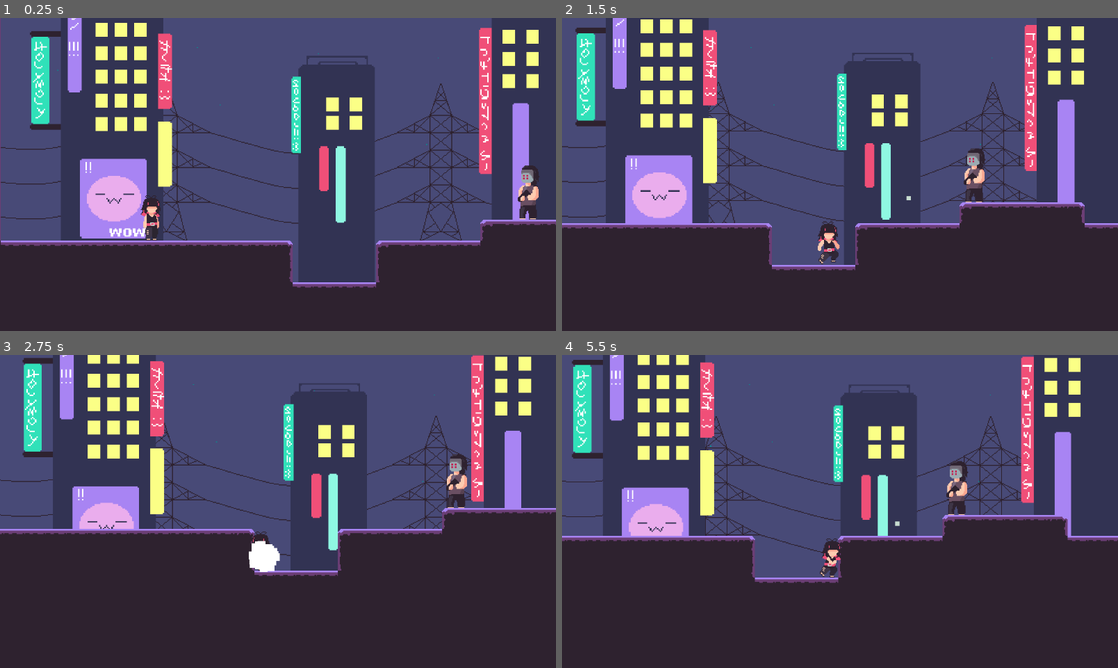
Above: before the commit, frames 1-4 (two rows, left to right).
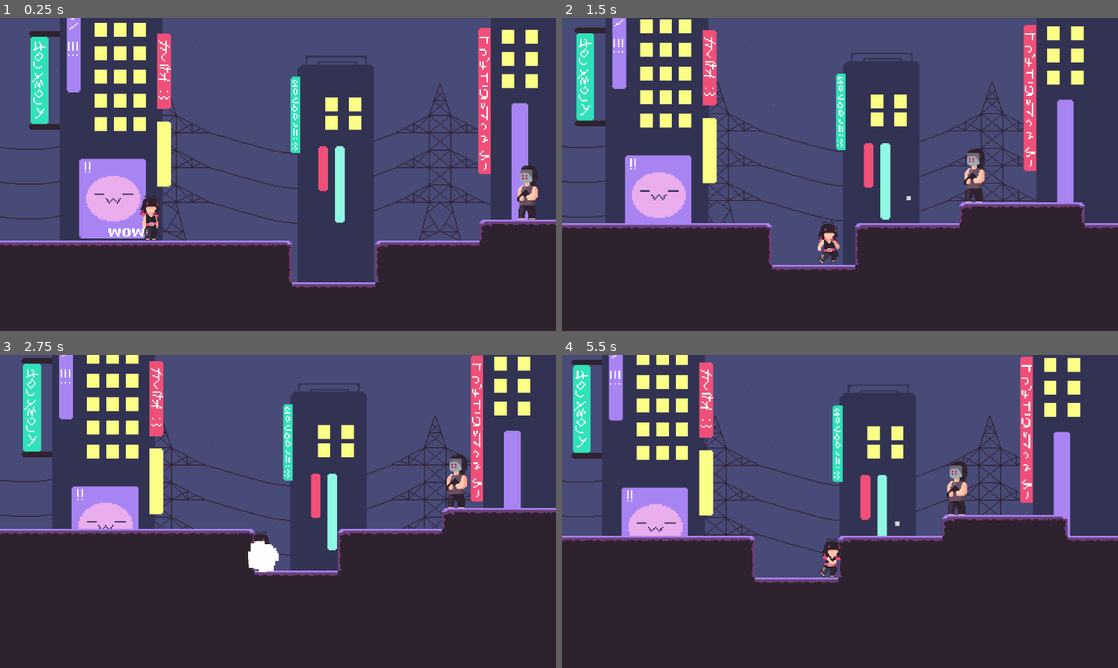
Above: after the commit, the same moments.

Repository: Starlivht/YippeeGodot
Game: Godot game, scene res://Scenes/game_test_room.tscn
Two runs of this game, one before a commit and one after it. Both use one fixed random seed, a clock stepped at 60 frames per second and the inputs below.
Inputs:
- Up to frame 1 (0.25 s): no input
- Up to frame 2 (1.5 s): hold D (move_right) from 0.53 s (still down); tap J (attack) at 0.6 s; tap Space (jump) at 0.77 s; tap K (slide) at 1.35 s
- Up to frame 3 (2.75 s): tap Space (jump) at 1.52 s; release D (move_right) at 2.03 s; hold A (move_left) from 2.03 s (still down); tap J (attack) at 2.1 s
- Up to frame 4 (5.5 s): release A (move_left) at 2.78 s; hold D (move_right) 2.78-4.28 s; tap K (slide) at 2.85, 4.35 s; tap Space (jump) at 3.02, 3.77, 4.52 s; tap J (attack) at 3.6, 5.1 s; hold A (move_left) 4.28-5.03 s; hold D (move_right) from 5.03 s (still down)

The runs differ from the first frame. In frame 1, 4.2% of the frame differs, in the area x 0-100%, y 0-87%; in frame 2, 3.4%; in frame 3, 2.7%; in frame 4, 3.3%.

Commit message:
how did this even happen

Diff:
--- a/Scenes/game_test_room.tscn
+++ b/Scenes/game_test_room.tscn
@@ -135,7 +135,6 @@
 sources/0 = SubResource("TileSetAtlasSource_d8rc6")
 
 [node name="Game" type="Node2D"]
-position = Vector2(1, 0)
 script = ExtResource("1_2o354")
 
 [node name="Player" parent="." instance=ExtResource("1_a7irx")]
